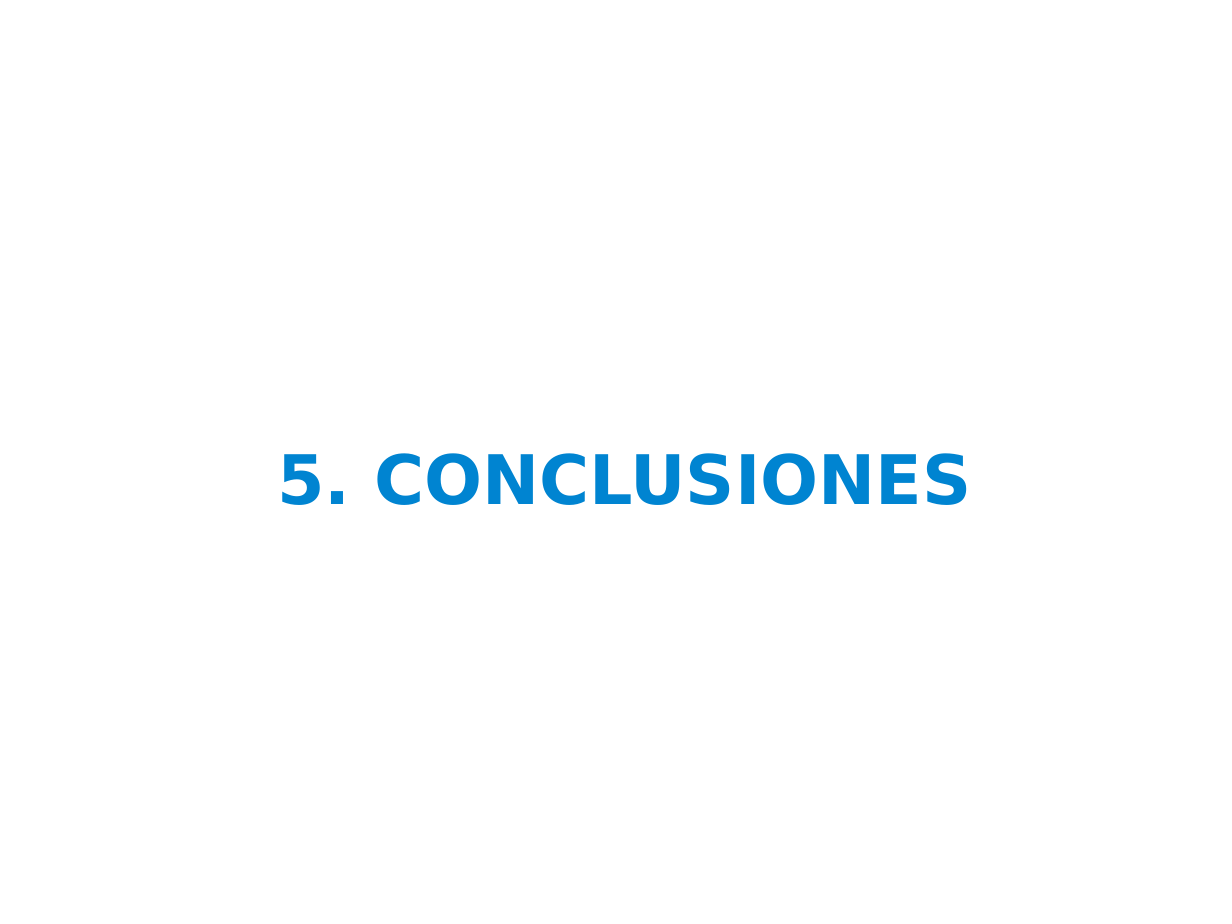
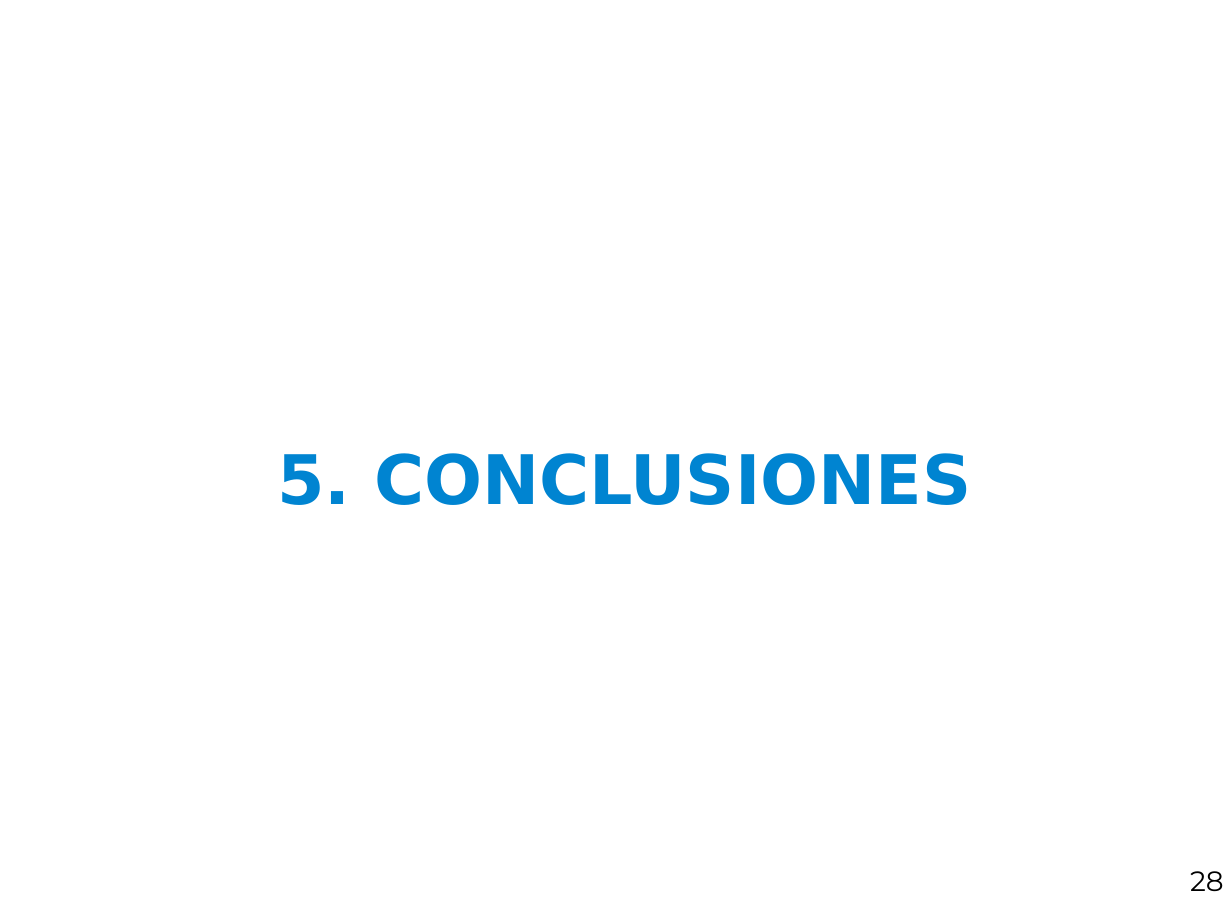
Before and after one commit to ernesto-g/tpfinalcese, a slide deck: slide 29 of presentacion/presentacion_v1.odp. Drawn at 1232x924 pixels with LibreOffice and Linux fonts; fonts in the diff are those of the drawing; background and template pictures are left out. Boxes give left, top, right and bottom in pixels: in the first picture for what was removed or moved away, otherwise in the second. Text is boxed around its words. In the diff, an @@ line names an element or a change of style, - is before the commit and + after.

```diff
--- a/presentacion/presentacion_v1.odp
+++ b/presentacion/presentacion_v1.odp
@@ text added at [1190, 871, 1224, 891], 18 pt, text #000000 @@
+28
```
Also in this commit, not shown: 27 other slides changed, 3 slides added, 2 slides removed, 7 other files.
